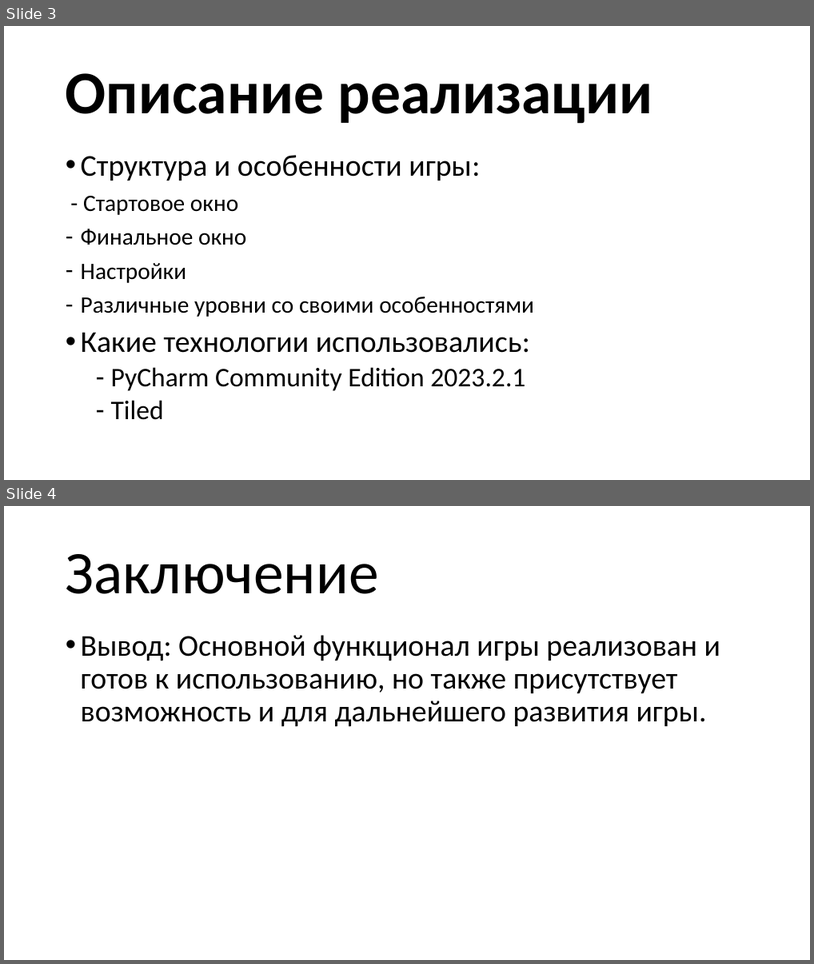
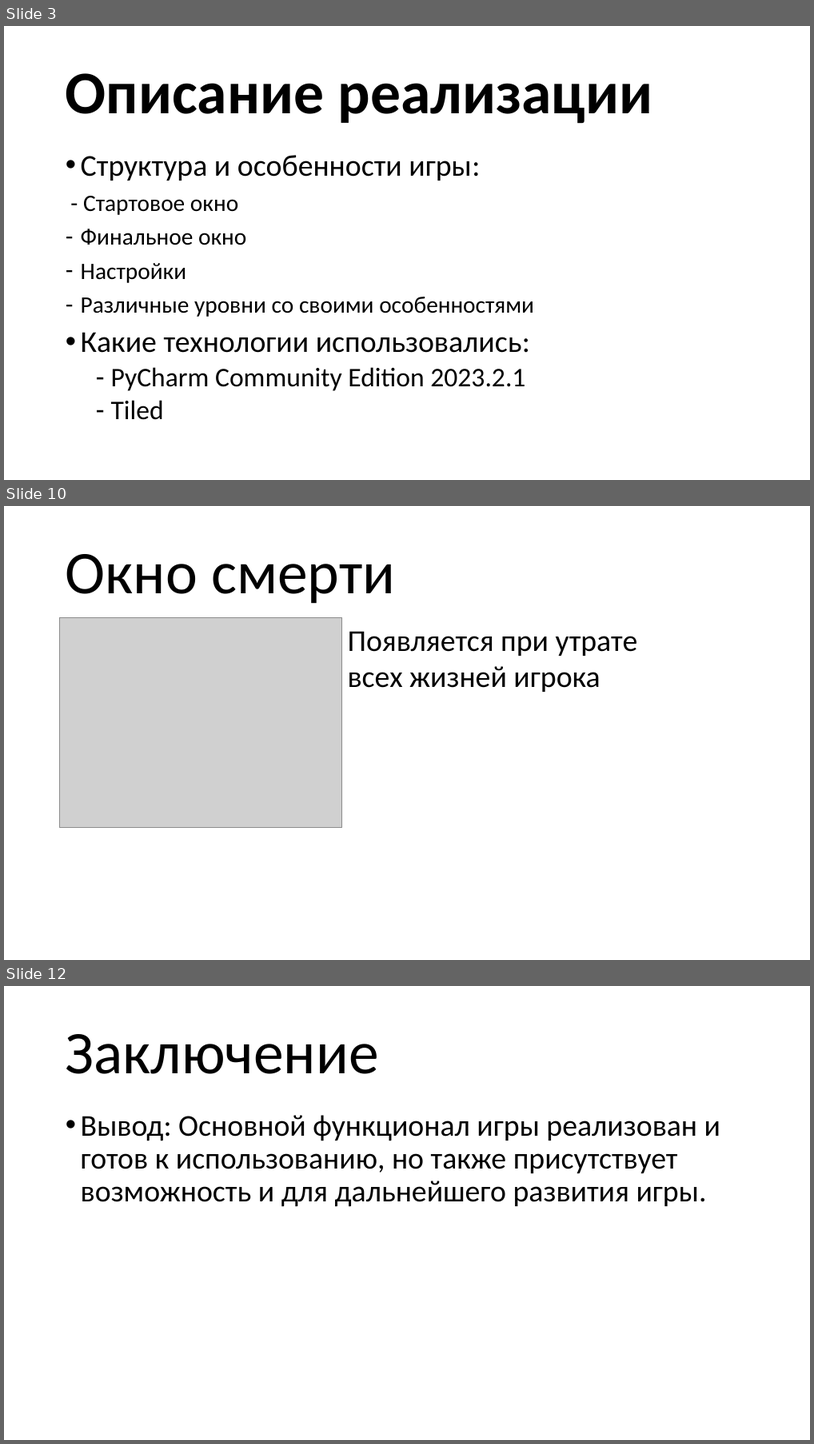
Before and after one commit to pikolala/yandex_project_2, a slide deck: презентация.pptx. Shown one above the other, each under a label of ours: slides 3 and 4 before the commit, slides 3, 10 and 12 after it; the slides between them are not shown. The pictures are 814x964 and 814x1444 pixels, drawn with LibreOffice and Linux fonts; fonts in the diff are those of the drawing; grey boxes stand for pictures. Boxes give left, top, right and bottom in pixels: in the first picture for what was removed or moved away, otherwise in the second. Text is boxed around its words. In the diff, an @@ line names an element or a change of style, - is before the commit and + after.

```diff
--- a/презентация.pptx
+++ b/презентация.pptx
@@ slide 10 added at (x1=4, y1=506, x2=810, y2=960), background #FFFFFF @@
@@ title added at (x1=66, y1=554, x2=395, y2=604), 72 pt, text #000000 @@
+Окно смерти
@@ picture added at (x1=60, y1=618, x2=342, y2=828) @@
@@ text added at (x1=348, y1=631, x2=638, y2=692), 36 pt, text #000000 @@
+Появляется при утрате
+всех жизней игрока
@@ what was slide 4 is now slide 12 @@
```
Also in this commit, not shown: 7 other slides added, 54 other files.
